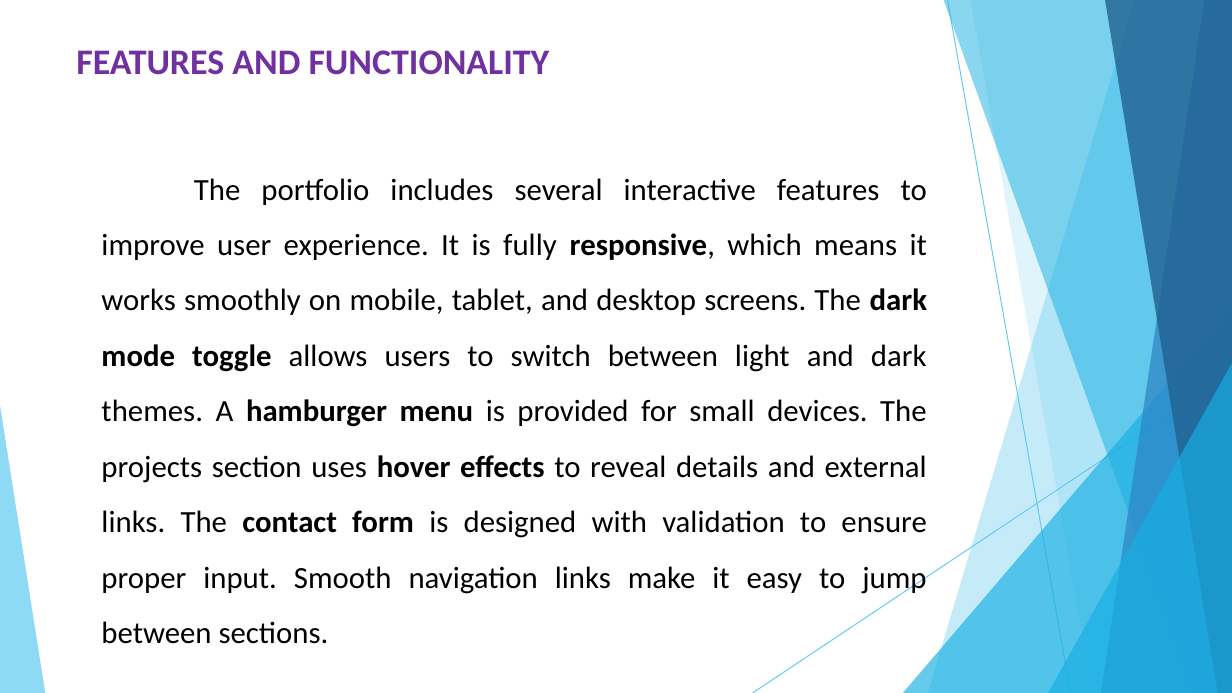
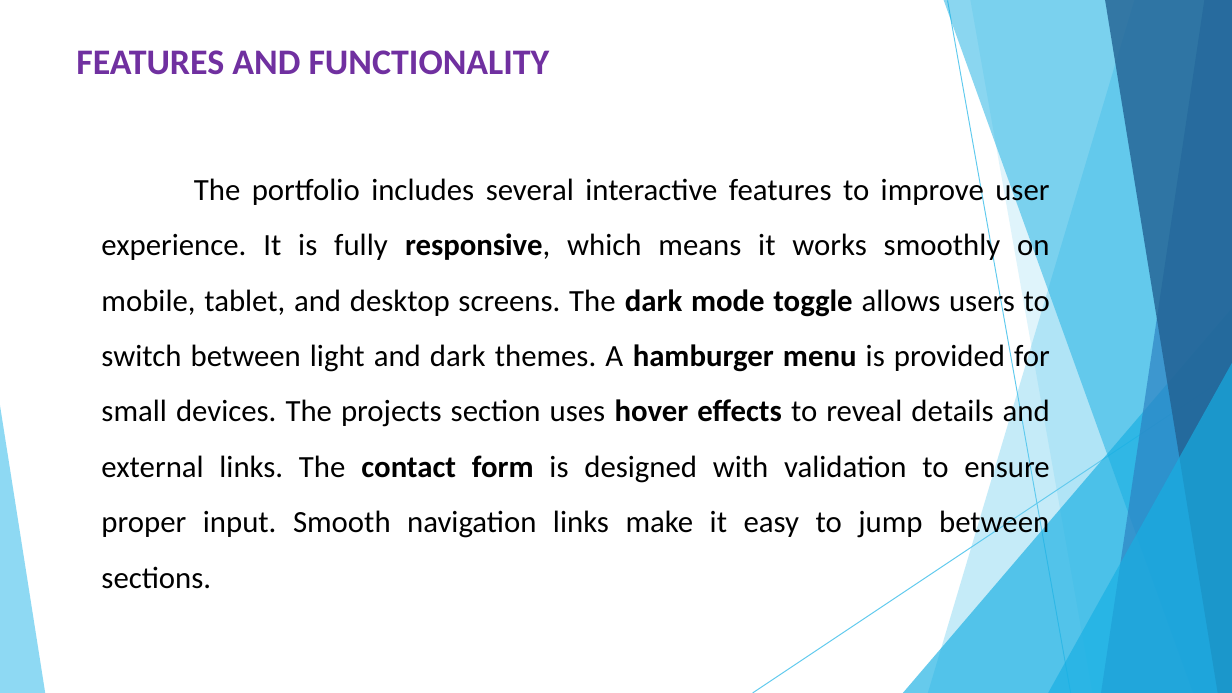
Before and after one commit to shamkumar17356-afk/TNSDC-FWD-DP, a slide deck: slide 9 of PPT FWD TNSDC(NM _SK) 2025.pptx. Drawn at 1232x693 pixels with LibreOffice and Linux fonts; fonts in the diff are those of the drawing. Boxes give left, top, right and bottom in pixels: in the first picture for what was removed or moved away, otherwise in the second. Text is boxed around its words. In the diff, an @@ line names an element or a change of style, - is before the commit and + after.

```diff
--- a/PPT FWD TNSDC(NM _SK) 2025.pptx
+++ b/PPT FWD TNSDC(NM _SK) 2025.pptx
@@ text "The portfolio includes several interactive ..." rewrapped from (x1=101, y1=178, x2=927, y2=644) to (x1=101, y1=174, x2=1050, y2=589) @@
```
Also in this commit, not shown: 8 other slides changed.
